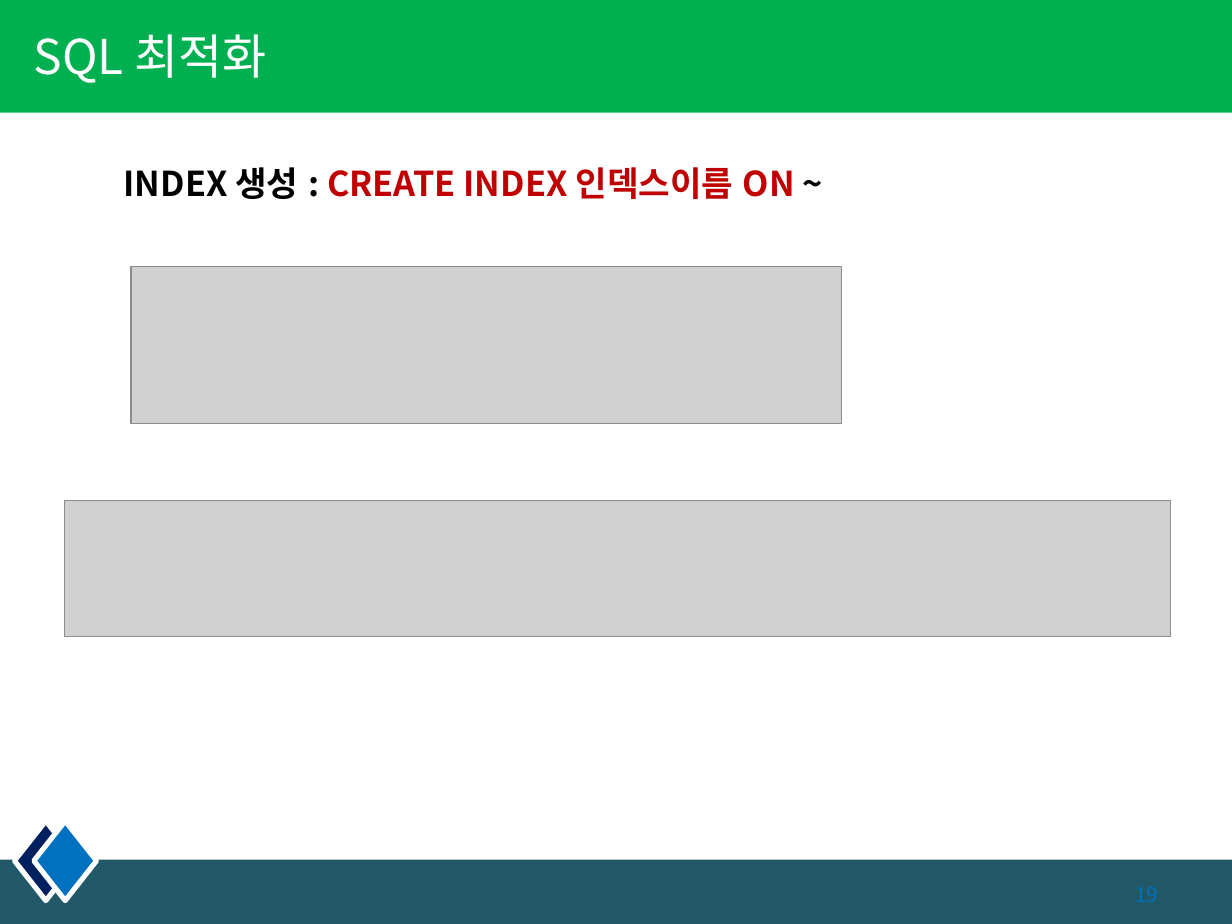
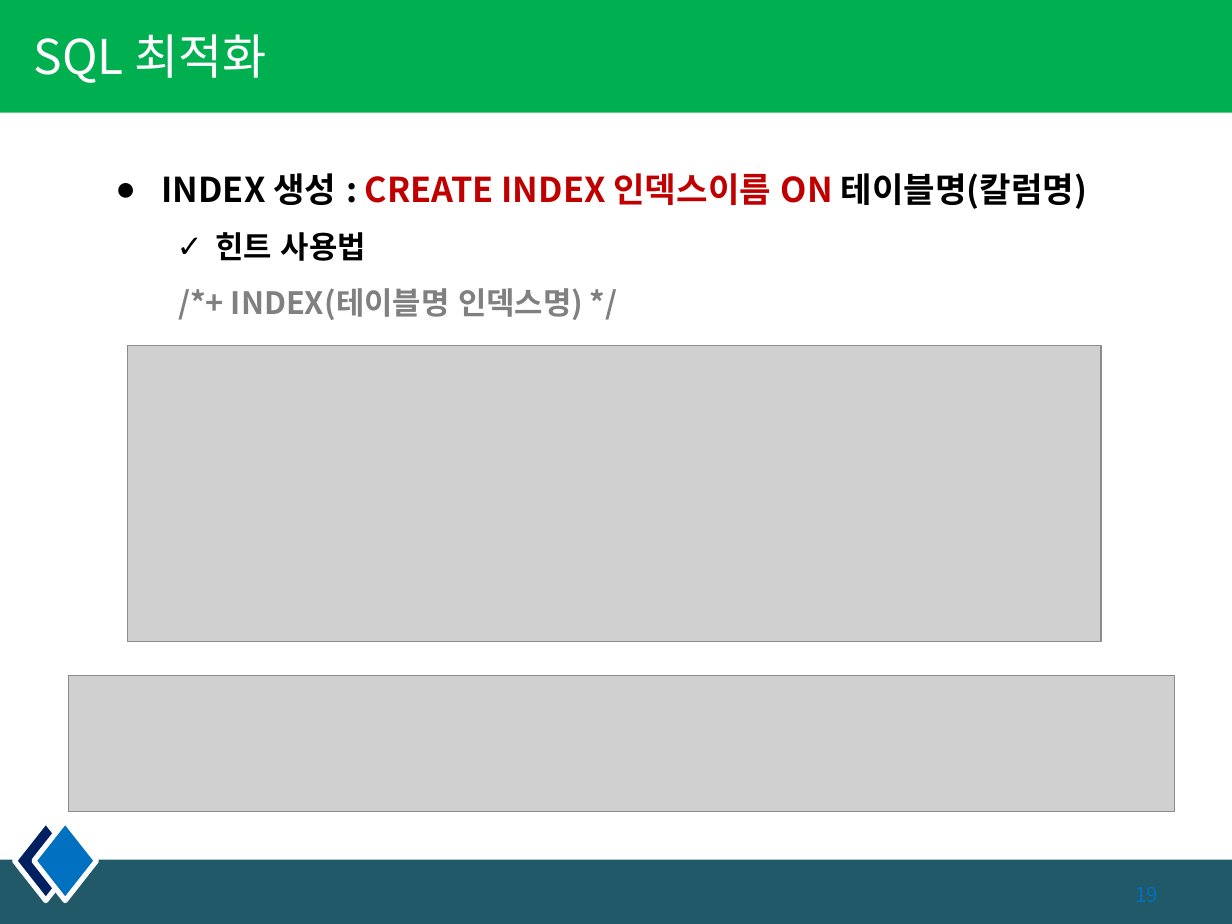
Before and after one commit to pshho/ngreen_project, a slide deck: slide 19 of sqlWorks/자료/db_ppt/6장. 함수2.pptx. Drawn at 1232x924 pixels with LibreOffice and Linux fonts; fonts in the diff are those of the drawing; grey boxes stand for pictures. Boxes give left, top, right and bottom in pixels: in the first picture for what was removed or moved away, otherwise in the second. Text is boxed around its words. In the diff, an @@ line names an element or a change of style, - is before the commit and + after.

```diff
--- a/sqlWorks/자료/db_ppt/6장. 함수2.pptx
+++ b/sqlWorks/자료/db_ppt/6장. 함수2.pptx
@@ text at <box>162,173,1088,320</box>: text changed; text colour #C00000 to #000000 @@
-INDEX 생성 : CREATE INDEX 인덱스이름 ON ~
+● INDEX 생성 : CREATE INDEX 인덱스이름 ON 테이블명(칼럼명)
+  ✓ 힌트 사용법
+/*+ INDEX(테이블명 인덱스명) */
@@ picture removed at <box>131,266,841,424</box> @@
@@ picture added at <box>128,346,1101,642</box> @@
@@ picture: place and size @@
-picture at <box>64,500,1170,636</box>
+picture at <box>68,675,1174,811</box>
```
Also in this commit, not shown: 2 other slides changed, 32 other files.
